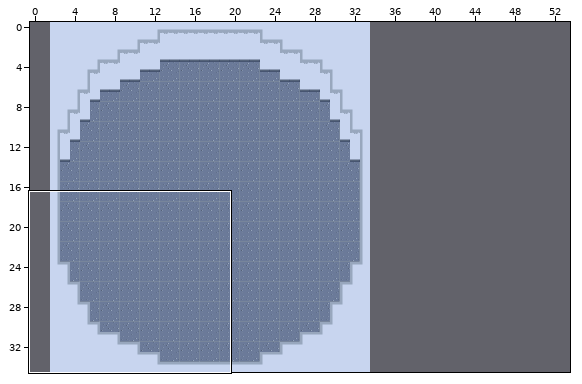
Tiled map: maps/c3Map.tmx. The first picture is a wide view before the edit; the outline marks the close-up.
Close-up. Old version:
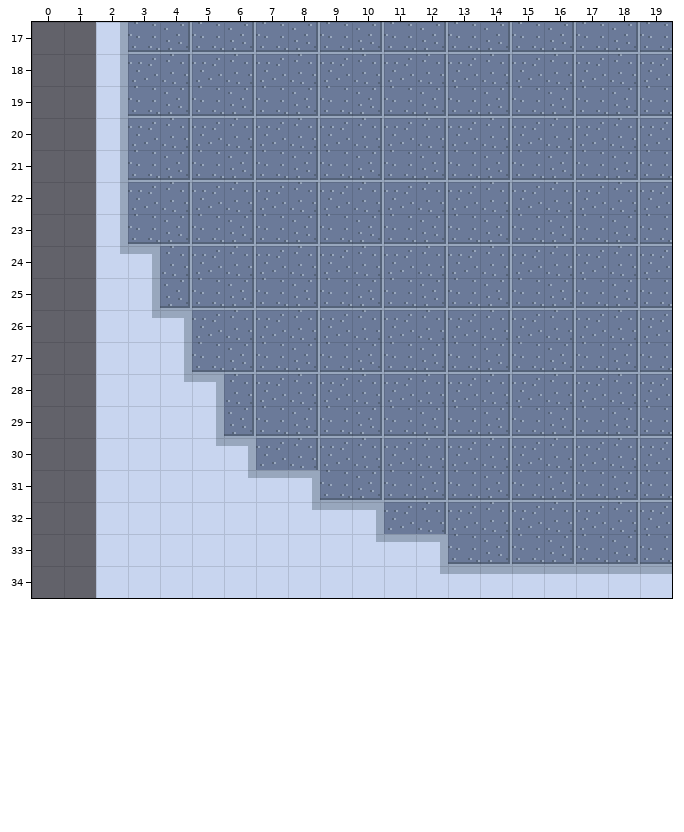
Cells are 16x16 px. Shown: x 0..19, y 17..34. The commit also changed other parts of the map, which this record leaves out. The old version is drawn lined up with the new one.
Once edited:
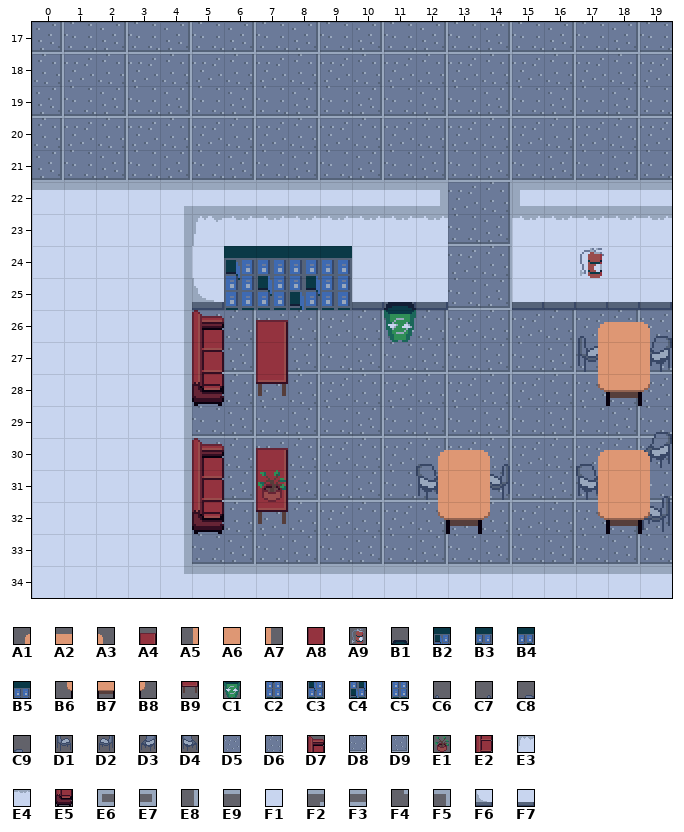
Key: from "tileset": A1 26, A2 27, A3 28, A4 29, A5 58, A6 59, A7 60, A8 61, A9 76, B1 77, B2 82, B3 83, B4 84, B5 85, B6 90, B7 91, B8 92, B9 93, C1 109, C2 114, C3 115, C4 116, C5 117, C6 143, C7 143 flipped left-right, C8 144, C9 144 flipped left-right, D1 175, D2 175 flipped left-right, D3 176, D4 176 flipped left-right, D5 196, D6 197, D7 208 flipped left-right, D8 228, D9 229, E1 231, E2 240 flipped left-right, E3 263, E4 264, E5 272 flipped left-right, E6 293 flipped on the diagonal, E7 293 turned 90, E8 294, E9 294 flipped on the other diagonal, F1 296, F2 323 flipped on the diagonal, F3 324 turned 90, F4 325, F5 326, F6 327, F7 328.
__ is an empty cell, ## one hidden under a higher layer, .. an unchanged one.
Tiles of an added or newly shown layer are drawn over the layers below it.
What changed:
map size 32x35 -> 54x35 cells (old content now starts at 2,0; both pictures use the new coordinates)
--- layer "ground"
@@ x 0..1 @@
-22 __ __
-23 __ __
-24 __ __
-25 __ __
-26 __ __
-27 __ __
-28 __ __
-29 __ __
-30 __ __
-31 __ __
-32 __ __
-33 __ __
-34 __ __
+22 F1 F1
+23 F1 F1
+24 F1 F1
+25 F1 F1
+26 F1 F1
+27 F1 F1
+28 F1 F1
+29 F1 F1
+30 F1 F1
+31 F1 F1
+32 F1 F1
+33 F1 F1
+34 F1 F1
--- layer "buildings"
@@ x 0..19 @@
-17 __ __ E8 .. .. .. .. .. .. .. .. .. .. .. .. .. .. .. .. ..
-18 __ __ E8 .. .. .. .. .. .. .. .. .. .. .. .. .. .. .. .. ..
-19 __ __ E8 .. .. .. .. .. .. .. .. .. .. .. .. .. .. .. .. ..
-20 __ __ E8 .. .. .. .. .. .. .. .. .. .. .. .. .. .. .. .. ..
-21 __ __ E8 .. .. .. .. .. .. .. .. .. .. .. .. .. .. .. .. ..
-22 __ __ E8 D5 D6 D5 D6 D5 D6 D5 D6 D5 D6 .. .. D5 D6 D5 D6 D5
-23 .. .. E8 D8 D9 D8 D9 D8 D9 D8 D9 D8 D9 .. .. D8 D9 D8 D9 D8
-24 .. .. F4 F5 D6 D5 D6 D5 D6 D5 D6 D5 D6 .. .. D5 D6 D5 D6 D5
-25 .. .. .. E8 D9 D8 D9 D8 D9 D8 D9 D8 D9 .. .. D8 D9 D8 D9 D8
-26 .. .. .. F4 F5 .. .. .. .. .. .. .. .. .. .. .. .. .. .. ..
+17 D9 D8 D9 .. .. .. .. .. .. .. .. .. .. .. .. .. .. .. .. ..
+18 D6 D5 D6 .. .. .. .. .. .. .. .. .. .. .. .. .. .. .. .. ..
+19 D9 D8 D9 .. .. .. .. .. .. .. .. .. .. .. .. .. .. .. .. ..
+20 D6 D5 D6 .. .. .. .. .. .. .. .. .. .. .. .. .. .. .. .. ..
+21 D9 D8 D9 .. .. .. .. .. .. .. .. .. .. .. .. .. .. .. .. ..
+22 E9 E9 E9 E9 F2 F3 F3 F3 F3 F3 F3 F3 E7 .. .. E6 F3 F3 F3 F3
+23 .. .. __ __ E8 E3 E4 E4 E4 E4 E4 E4 E4 .. .. E4 E4 E4 E4 E4
+24 .. .. __ __ E8 F1 ## ## ## ## F1 F1 F1 .. .. F1 F1 F1 F1 F1
+25 .. .. .. __ E8 F6 ## ## ## ## F7 F7 F7 .. .. F7 F7 F7 F7 F7
+26 .. .. .. __ E8 .. .. .. .. .. .. .. .. .. .. .. .. .. .. ..
@@ x 4..12 @@
-28 F4 F5 .. .. .. .. .. .. ..
-29 __ E8 .. .. .. .. .. .. ..
-30 __ F4 F5 .. .. .. .. .. ..
-31 __ __ F4 E9 F5 .. .. .. ..
-32 __ __ __ __ F4 E9 F5 .. ..
-33 __ __ __ __ __ __ F4 E9 F5
-34 __ __ __ __ __ __ __ __ F4
+28 E8 D5 .. .. .. .. .. .. ..
+29 E8 D8 .. .. .. .. .. .. ..
+30 E8 D5 D6 .. .. .. .. .. ..
+31 E8 D8 D9 ## D9 .. .. .. ..
+32 E8 D5 D6 D5 D6 D5 D6 .. ..
+33 E8 D8 D9 D8 D9 D8 D9 D8 D9
+34 F4 E9 E9 E9 E9 E9 E9 E9 E9
--- layer "objects" (added)
@@ x 5..19 @@
-24 .. __ __ __ __ .. .. .. .. .. .. .. __ .. ..
-25 .. __ __ __ __ .. __ .. .. .. .. .. .. .. ..
-26 __ .. __ .. .. .. __ .. .. .. .. .. __ .. __
-27 __ .. __ .. .. .. .. .. .. .. .. .. __ .. __
-28 __ .. __ .. .. .. .. .. .. .. .. .. .. .. ..
-29 .. .. .. .. .. .. .. .. .. .. .. .. .. .. __
-30 __ .. __ .. .. .. .. __ .. __ .. .. __ .. __
-31 __ .. __ .. .. .. .. __ .. __ .. .. __ .. __
-32 __ .. __ .. .. .. .. .. .. .. .. .. .. .. __
+24 .. B2 B3 B4 B5 .. .. .. .. .. .. .. A9 .. ..
+25 .. C2 C3 C4 C5 .. B1 .. .. .. .. .. .. .. ..
+26 D7 .. A4 .. .. .. C1 .. .. .. .. .. C6 .. C8
+27 E2 .. A8 .. .. .. .. .. .. .. .. .. D1 .. D3
+28 E5 .. B9 .. .. .. .. .. .. .. .. .. .. .. ..
+29 .. .. .. .. .. .. .. .. .. .. .. .. .. .. C8
+30 D7 .. A4 .. .. .. .. C9 .. C7 .. .. C9 .. D3
+31 E2 .. A8 .. .. .. .. D4 .. D2 .. .. D4 .. C7
+32 E5 .. B9 .. .. .. .. .. .. .. .. .. .. .. D2
--- layer "objects 2" (added)
@@ x 17..19 @@
-26 __ __ __
-27 __ __ __
-28 __ __ __
+26 A1 A2 A3
+27 A5 A6 A7
+28 B6 B7 B8
@@ x 7..19 @@
-30 .. .. .. .. .. __ __ __ .. .. __ __ __
-31 __ .. .. .. .. __ __ __ .. .. __ __ __
-32 .. .. .. .. .. __ __ __ .. .. __ __ __
+30 .. .. .. .. .. A1 A2 A3 .. .. A1 A2 A3
+31 E1 .. .. .. .. A5 A6 A7 .. .. A5 A6 A7
+32 .. .. .. .. .. B6 B7 B8 .. .. B6 B7 B8
